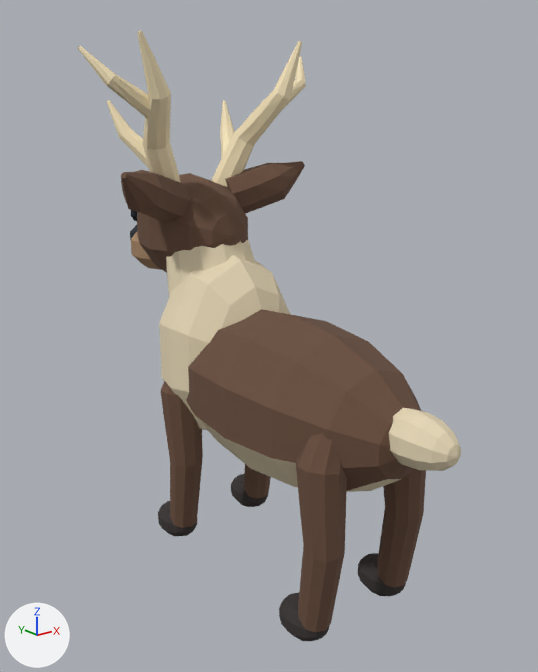
One commit to the glTF model public/models/arctic/Reindeer.gltf: the scene before it, then after it.
Both versions are drawn from a 50 mm lens placed at (-7.04, -8.65, 7.76), pointed at (0.0, 0.14, 4.25). Every picture has the same lights, and +X, +Y and +Z are marked at lower left. The picture after the commit comes second. Vertices at exactly the same position are counted once.

The scene before the commit, as lines of its bpy script (objects in view):
```python
me_reindeerskin = bpy.data.meshes.new('ReindeerSkin')
me_reindeerskin.from_pydata(...)  # 2155 vertices, 4282 faces; spans x -2.09..2.09, y -3.58..4.03, z 0.22..8.72
me_reindeerskin.materials.append(mat_arcticvertexcolors)
ob_animalskin = bpy.data.objects.new('AnimalSkin', me_reindeerskin)
ob_animalskin.location = (0.0, 0.0, 0.0)
```
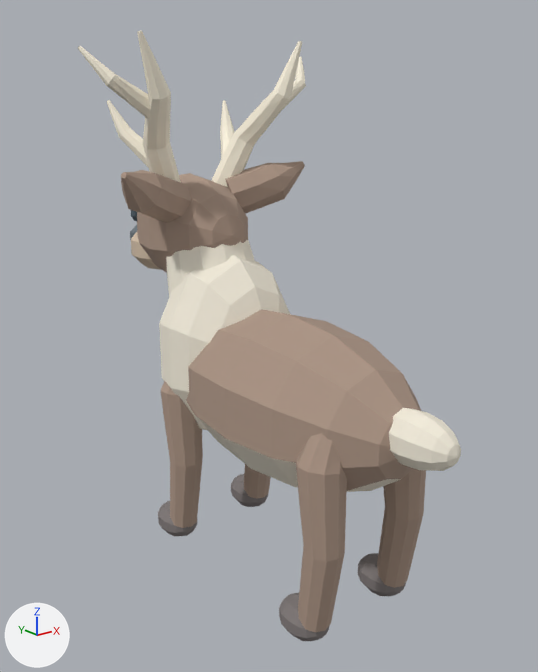
Where the change shows, as pixel boxes [x1, y1, x2, y2] in the pictures (538 x 672 px):
part 1 of me_reindeerskin, recoloured (brown to beige): [121, 161, 426, 632] in both
part 2 of me_reindeerskin, recoloured: [78, 31, 461, 492] in both
part 3 of me_reindeerskin, recoloured: [130, 225, 406, 642] in both
part 4 of me_reindeerskin, recoloured: [131, 210, 137, 221] in both

Patch to the scene script:
```diff
--- a/public/models/arctic/Reindeer.gltf.py
+++ b/public/models/arctic/Reindeer.gltf.py
@@ me_reindeerskin @@
 me_reindeerskin.from_pydata(...)  # 2155 vertices, 4282 faces; spans x -2.09..2.09, y -3.58..4.03, z 0.22..8.72
 # used by ob_animalskin; location = (0.0, 0.0, 0.0)
+# me_reindeerskin part 1: 1638 faces centred in x -1.75..1.77, y -2.91..3.9, z 0.57..6.78 are repainted in the vertex colours; the middle colour goes from brown #694d3c to beige #ac9585
+# me_reindeerskin part 2: 1423 faces centred in x -2.08..2.09, y -3.58..3.22, z 2.24..8.71 are repainted in the vertex colours; the middle colour goes from beige #f5e4bc to pale yellow #fbf3df
+# me_reindeerskin part 3: 952 faces centred in x -1.14..1.14, y -2.16..4.03, z 0.25..5.59 are repainted in the vertex colours; the middle colour goes from dark grey #36302f to grey #7f7877
+# me_reindeerskin part 4: 269 faces centred in x -0.71..0.71, y 3.02..3.21, z 5.76..6.05 are repainted in the vertex colours; the middle colour goes from black #151d24 to greyish blue #515f69
 me_reindeerskin.materials.append(mat_arcticvertexcolors)
```
